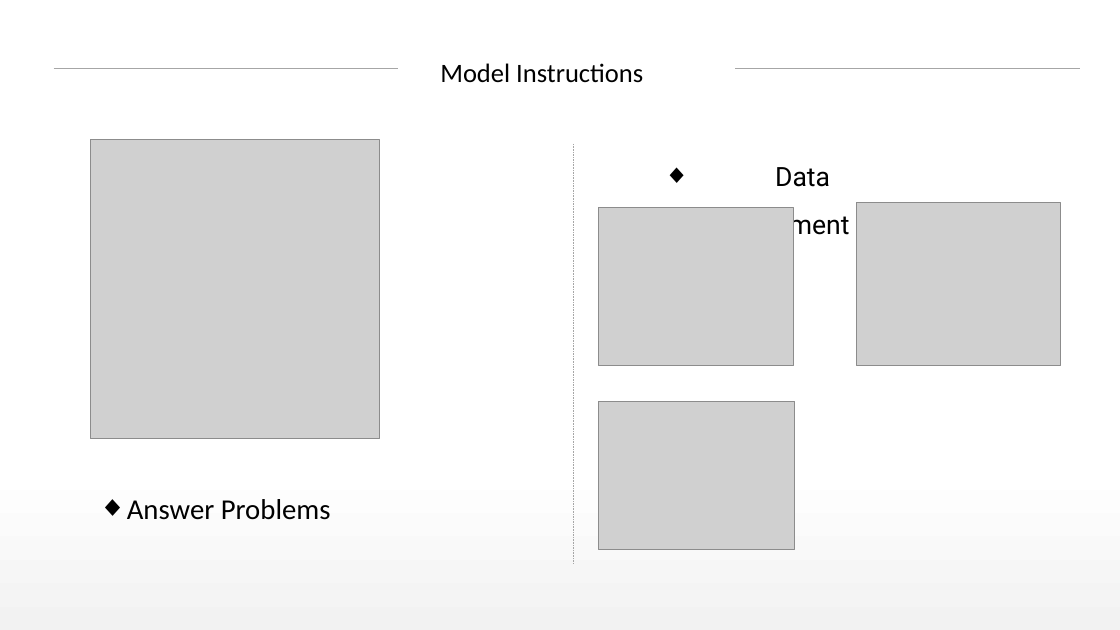
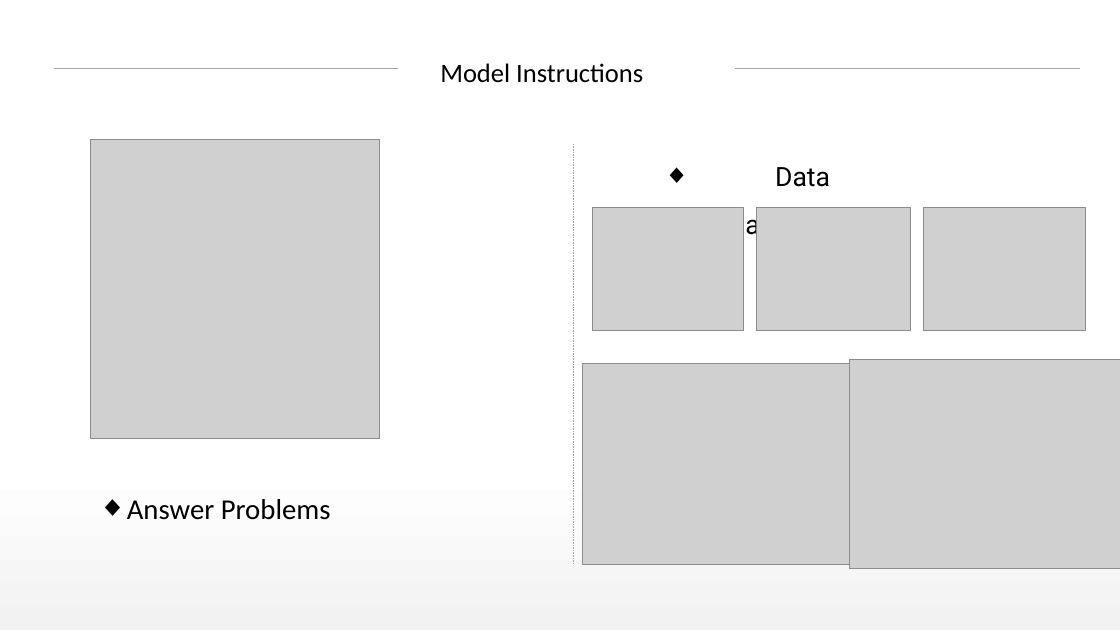
Before and after one commit to XuZiFeng0217/FinalProject, a slide deck: slide 9 of Final 5100 ppt.pptx. Drawn at 1120x630 pixels with LibreOffice and Linux fonts; fonts in the diff are those of the drawing; grey boxes stand for pictures. Boxes give left, top, right and bottom in pixels: in the first picture for what was removed or moved away, otherwise in the second. Text is boxed around its words. In the diff, an @@ line names an element or a change of style, - is before the commit and + after.

```diff
--- a/Final 5100 ppt.pptx
+++ b/Final 5100 ppt.pptx
@@ picture: place and size @@
-picture at [598,208,793,366]
+picture at [592,208,743,330]
@@ picture: place and size @@
-picture at [856,202,1061,366]
+picture at [757,208,910,331]
@@ picture: place and size @@
-picture at [598,401,795,550]
+picture at [923,208,1085,331]
@@ picture added at [582,364,850,564] @@
@@ picture added at [850,360,1120,569] @@
```
Also in this commit, not shown: 1 other file.
